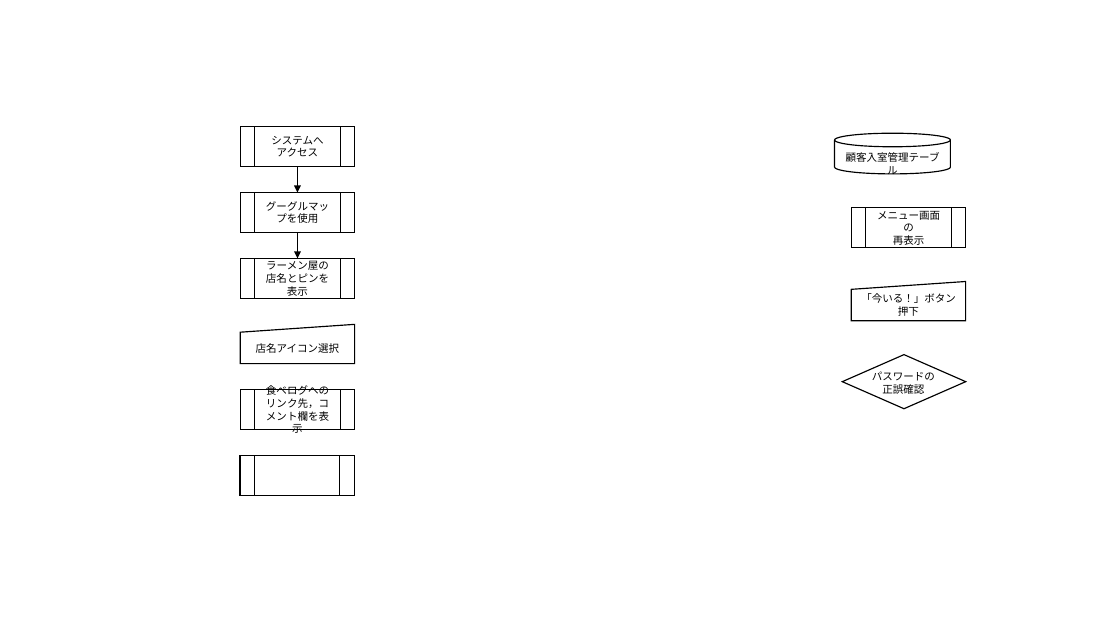
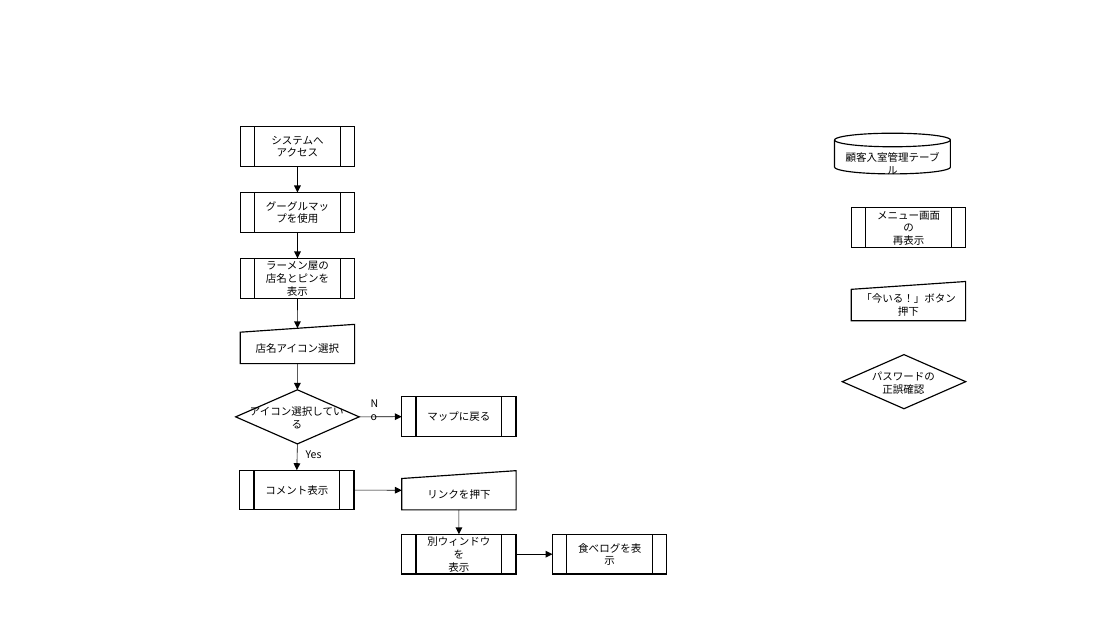
Before and after one commit to shimoda-a/pmpractice, a slide deck: slide 1 of yabuki-a/PM演習矢吹a/C藩の内部設計書/内部設計書資料C藩の.pptx. Drawn at 1120x630 pixels with LibreOffice and Linux fonts; fonts in the diff are those of the drawing. Boxes give left, top, right and bottom in pixels: in the first picture for what was removed or moved away, otherwise in the second. Text is boxed around its words. In the diff, an @@ line names an element or a change of style, - is before the commit and + after.

```diff
--- a/yabuki-a/PM演習矢吹a/C藩の内部設計書/内部設計書資料C藩の.pptx
+++ b/yabuki-a/PM演習矢吹a/C藩の内部設計書/内部設計書資料C藩の.pptx
@@ flow chart predefined process "コメント表示": place and size @@
-flow chart predefined process "コメント表示" at bbox=[240, 390, 355, 429]
+flow chart predefined process "コメント表示" at bbox=[239, 471, 354, 510]
@@ flow chart predefined process removed at bbox=[240, 456, 355, 496] @@
@@ text in flow chart predefined process at bbox=[265, 485, 328, 495]: text changed @@
-食べログへのリンク先，コメント欄を表示
+コメント表示
@@ group added at bbox=[236, 298, 667, 574]: 7 arrows, 3 flow chart predefined processes, 3 texts, 1 diamond, 1 flow chart manual input @@
+マップに戻る
+アイコン選択している
+No
+Yes
+リンクを押下
+別ウィンドウを
+表示
+食べログを表示
```
Also in this commit, not shown: 2 slides added, 2 other files.
